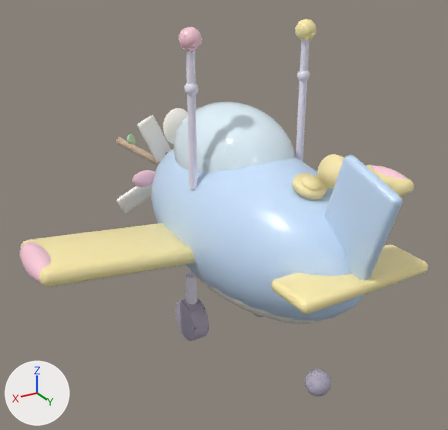
Two versions of the FBX model Assets/_Project/Art/Toys/Friends/Plane_001.fbx, one commit apart.
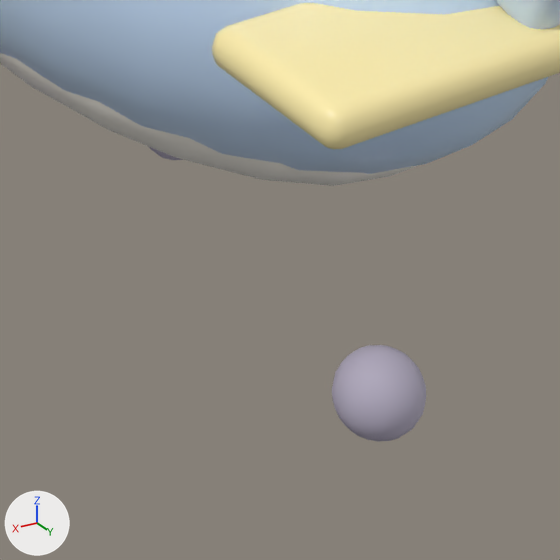
There are two pictures of each version: one whole from a 50 mm lens placed at (0.412, 0.625, 0.517), pointed at (0.024, -0.022, 0.194), one close up on the part from 47% to 82% of the width and 63% to 100% of the height. Arrows for +X, +Y and +Z are at lower left; the lights stay in place. The older version's two pictures come first. Where no turn or scale is listed for an object, it has been applied to the vertices. Vertices at exactly the same position are counted once.

The scene before the commit, as lines of its bpy script (objects in view):
```python
me_geo_mongi = bpy.data.meshes.new('GEO_Mongi')
me_geo_mongi.from_pydata(...)  # 5793 vertices, 5954 faces; spans x -0.286..0.286, y -0.238..0.253, z 0.0..0.438
# faces by material slot: [546, 944, 1466, 336, 672, 534, 634, 822]
me_geo_mongi.materials.append(mat_toy_plane_body)  # blue #cbe5ff
me_geo_mongi.materials.append(mat_toy_plane_cream)  # white #fffaf1
me_geo_mongi.materials.append(mat_toy_plane_pink)  # pink #ffcedd
me_geo_mongi.materials.append(mat_toy_plane_glass)  # pale blue #e5f6ff
me_geo_mongi.materials.append(mat_toy_plane_eye)  # greyish purple #615976
me_geo_mongi.materials.append(mat_toy_plane_wing)  # beige #ffefad
me_geo_mongi.materials.append(mat_toy_plane_metal)  # white #ece7f8
me_geo_mongi.materials.append(mat_toy_plane_tire)  # light grey #b5adc2
ob_geo_mongi = bpy.data.objects.new('GEO_Mongi', me_geo_mongi)
ob_geo_mongi.location = (0.0, 0.0, 0.0)
```
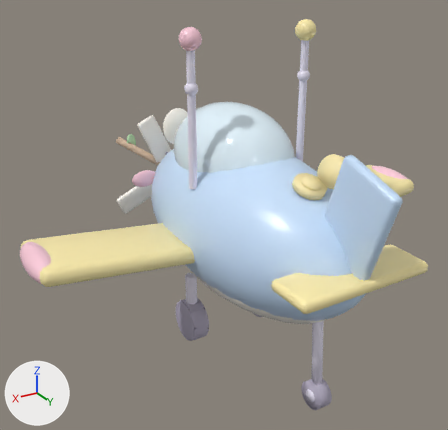
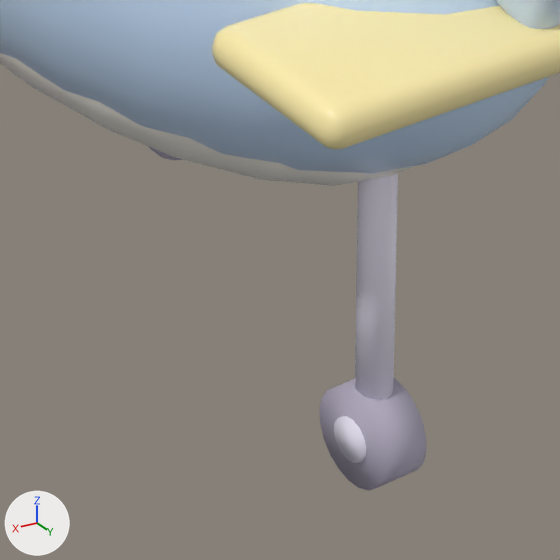
Boxes (x1, y1, x2, y2) around the edits, measured in the close-ups (560 x 560 px):
'GEO_Mongi', reshaped
    before: (0, 0, 560, 442)
    after: (0, 0, 560, 491)
part 1 of me_geo_mongi, added
    after: (334, 416, 366, 463)
part 2 of me_geo_mongi, added
    after: (319, 378, 427, 491)
part 3 of me_geo_mongi, added
    after: (355, 173, 398, 400)
part 4 of me_geo_mongi, deleted
    before: (332, 345, 426, 442)

Diff of the bpy script that builds the scene:
```diff
--- a/Assets/_Project/Art/Toys/Friends/Plane_001.fbx.py
+++ b/Assets/_Project/Art/Toys/Friends/Plane_001.fbx.py
@@ me_geo_mongi @@
 # used by ob_geo_mongi; location = (0.0, 0.0, 0.0)
-me_geo_mongi.from_pydata(...)  # 5793 vertices, 5954 faces; spans x -0.286..0.286, y -0.238..0.253, z 0.0..0.438
+me_geo_mongi.from_pydata(...)  # 5667 vertices, 5768 faces; spans x -0.286..0.286, y -0.238..0.253, z 0.0..0.438
+# me_geo_mongi part 1: a new loose piece, a 14-sided cylinder along x spanning x -0.01..0.01, y 0.15..0.166, z 0.01..0.026, in mat_toy_plane_metal (white #ece7f8)
+# me_geo_mongi part 2: a new loose piece, a 20-sided cylinder along x spanning x -0.009..0.009, y 0.14..0.176, z 0.0..0.036, in mat_toy_plane_tire (light grey #b5adc2)
+# me_geo_mongi part 3: a new loose piece of 28 vertices spanning x -0.006..0.006, y 0.144..0.164, z 0.026..0.142, in mat_toy_plane_metal (white #ece7f8)
+# me_geo_mongi part 4: the loose piece of 222 vertices spanning x -0.016..0.016, y 0.144..0.176, z 0.019..0.051 is deleted
 me_geo_mongi.materials.append(mat_toy_plane_body)
```
